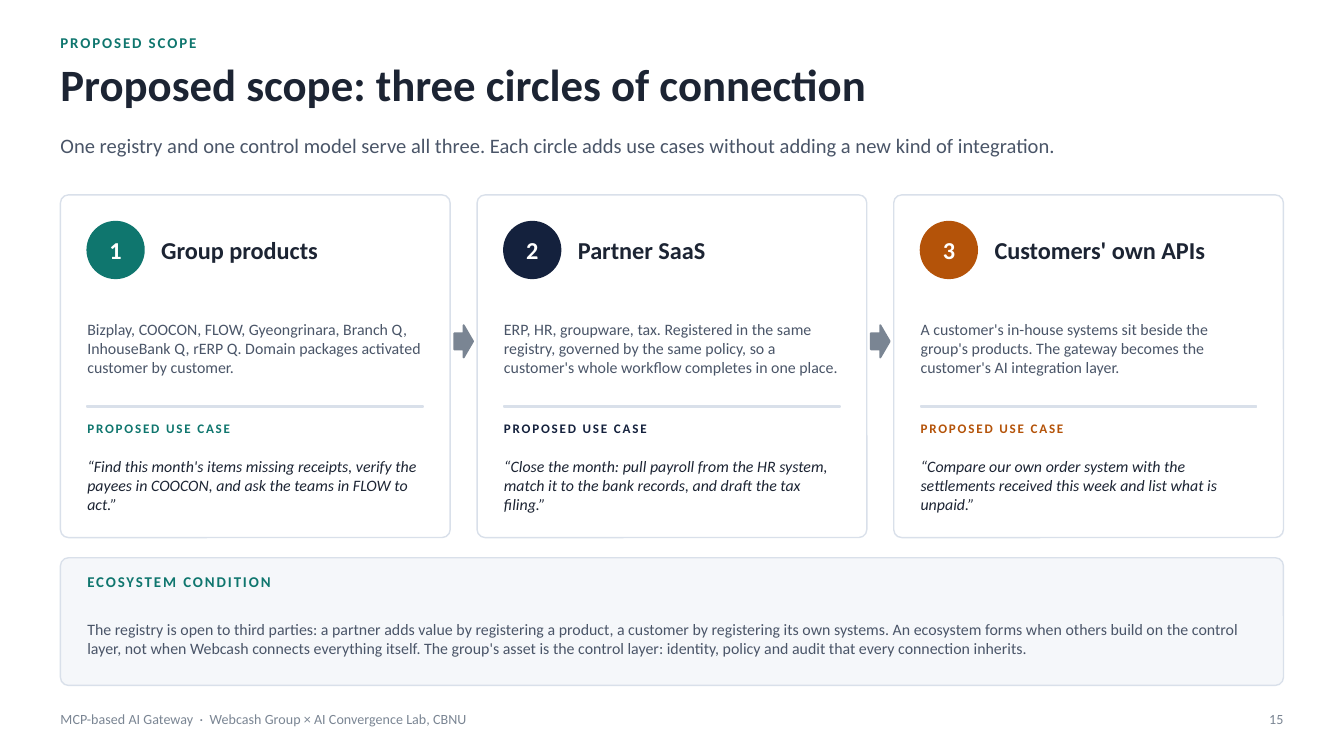
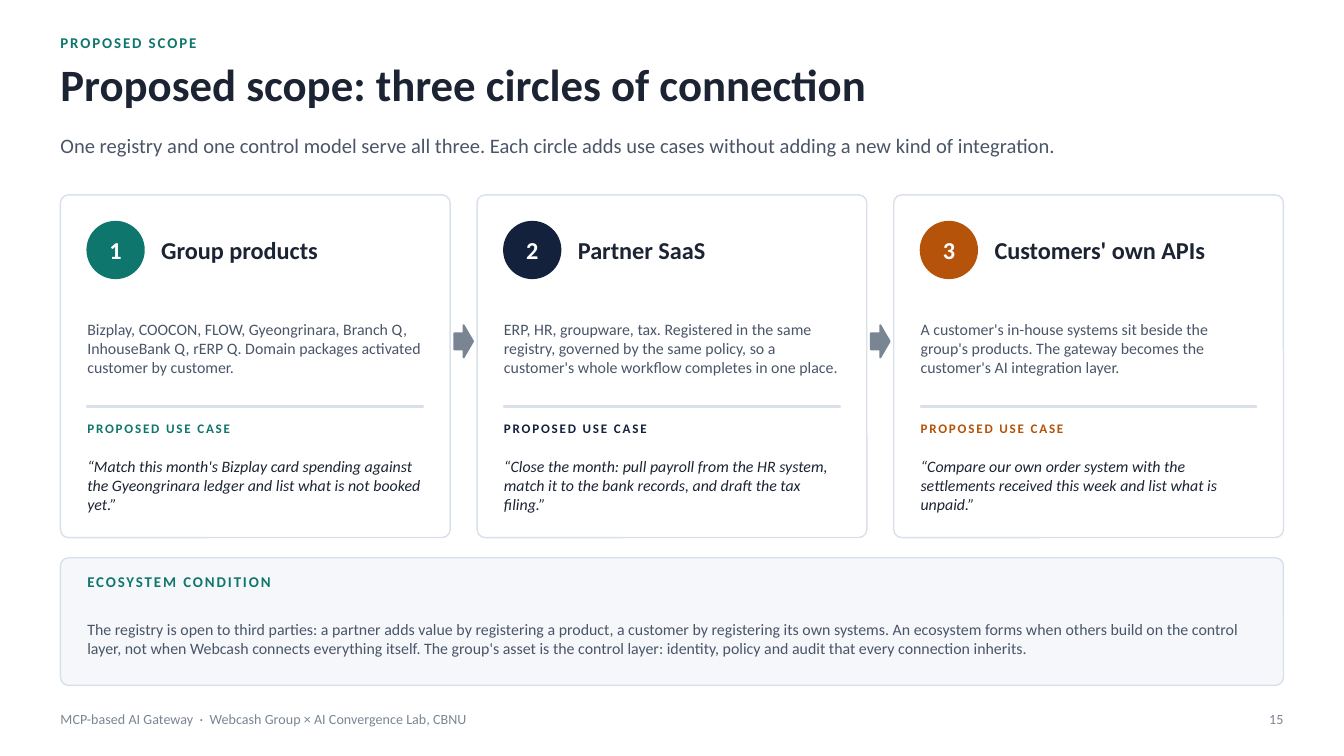
Before and after one commit to Chansokheang/MCP_Server_Portal, a slide deck: slide 15 of docs/webcash-ai-gateway-concept-visual.pptx. Drawn at 1344x756 pixels with LibreOffice and Linux fonts; fonts in the diff are those of the drawing. Boxes give left, top, right and bottom in pixels: in the first picture for what was removed or moved away, otherwise in the second. Text is boxed around its words. In the diff, an @@ line names an element or a change of style, - is before the commit and + after.

```diff
--- a/docs/webcash-ai-gateway-concept-visual.pptx
+++ b/docs/webcash-ai-gateway-concept-visual.pptx
@@ text at <box>87,460,420,513</box>: text changed @@
-“Find this month's items missing receipts, verify the payees in COOCON, and ask the teams in FLOW to act.”
+“Match this month's Bizplay card spending against the Gyeongrinara ledger and list what is not booked yet.”
```
Also in this commit, not shown: 1 other file.
